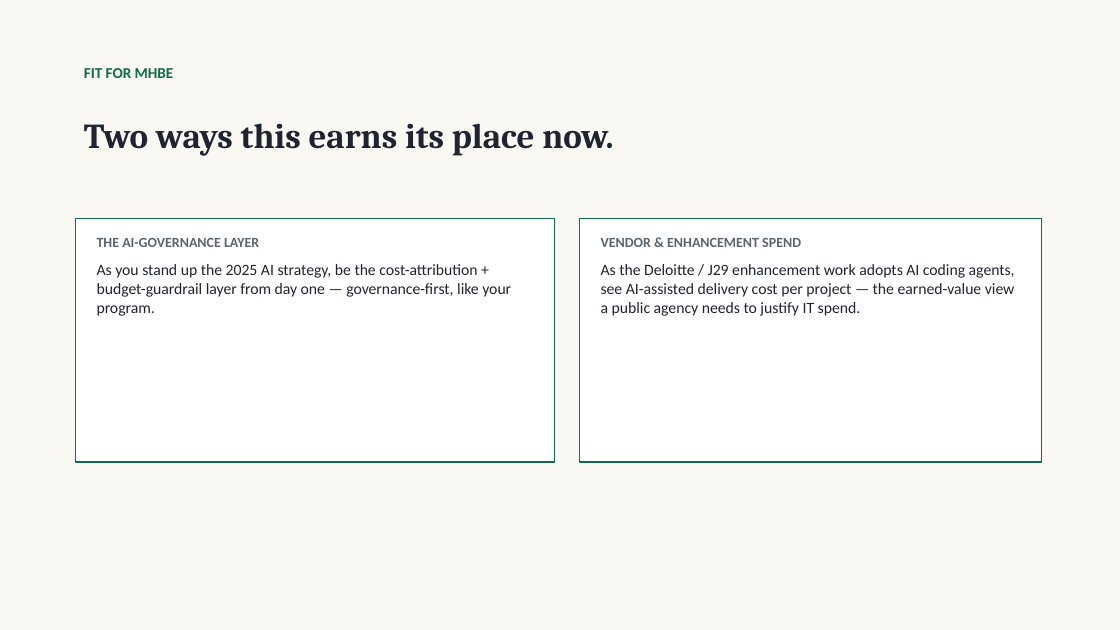
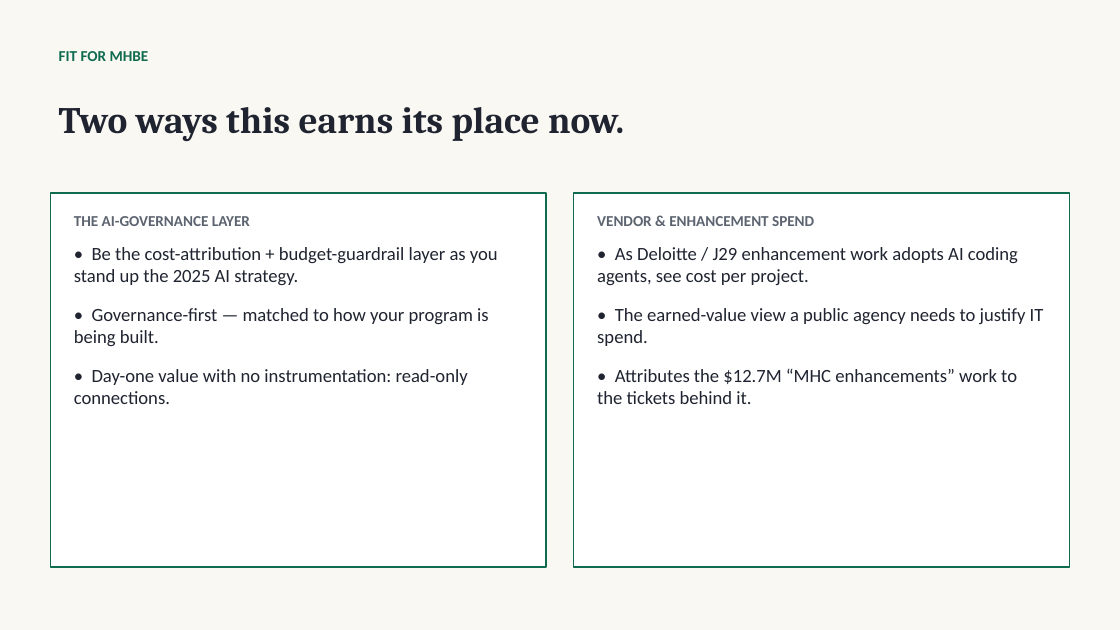
Before and after one commit to krethikram-sudo/options-bot, a slide deck: slide 10 of docs/mhbe-demo-deck.pptx. Drawn at 1120x630 pixels with LibreOffice and Linux fonts; fonts in the diff are those of the drawing. Boxes give left, top, right and bottom in pixels: in the first picture for what was removed or moved away, otherwise in the second. Text is boxed around its words. In the diff, an @@ line names an element or a change of style, - is before the commit and + after.

```diff
--- a/docs/mhbe-demo-deck.pptx
+++ b/docs/mhbe-demo-deck.pptx
@@ text "FIT FOR MHBE" moved from (x1=84, y1=68, x2=174, y2=78) to (x1=59, y1=51, x2=149, y2=61) @@
@@ text "Two ways this earns its ..." moved from (x1=84, y1=123, x2=613, y2=156) to (x1=59, y1=107, x2=624, y2=142) @@
@@ text "Two ways this earns its ..." at (x1=59, y1=107, x2=624, y2=142): size 30 to 32 pt @@
@@ rectangle "THE AI-GOVERNANCE LAYER" at (x1=50, y1=193, x2=546, y2=567): outline #0F6B4F 1 pt to #0F6B4F 1.25 pt @@
@@ rectangle "THE AI-GOVERNANCE LAYER" resized from (x1=76, y1=218, x2=555, y2=462) to (x1=50, y1=193, x2=546, y2=567) @@
@@ rectangle "VENDOR & ENHANCEMENT SPEND" resized from (x1=580, y1=218, x2=1042, y2=462) to (x1=574, y1=193, x2=1070, y2=567) @@
@@ rectangle "VENDOR & ENHANCEMENT SPEND" at (x1=574, y1=193, x2=1070, y2=567): outline #0F6B4F 1 pt to #0F6B4F 1.25 pt @@
@@ text in rectangle at (x1=74, y1=216, x2=250, y2=226): size 12 to 13 pt in "THE AI-GOVERNANCE LAYER"; more space between paragraphs @@
@@ text in rectangle at (x1=597, y1=216, x2=814, y2=226): size 12 to 13 pt in "VENDOR & ENHANCEMENT SPEND"; more space between paragraphs @@
@@ text in rectangle at (x1=74, y1=247, x2=498, y2=404): text changed; size 13.5 to 16 pt @@
-As you stand up the 2025 AI strategy, be the cost-attribution + budget-guardrail layer from day one — governance-first, like your program.
+• Be the cost-attribution + budget-guardrail layer as you stand up the 2025 AI strategy.
+• Governance-first — matched to how your program is being built.
+• Day-one value with no instrumentation: read-only connections.
@@ text in rectangle at (x1=597, y1=247, x2=1044, y2=404): text changed; size 13.5 to 16 pt @@
-As the Deloitte / J29 enhancement work adopts AI coding agents, see AI-assisted delivery cost per project — the earned-value view a public agency needs to justify IT spend.
+• As Deloitte / J29 enhancement work adopts AI coding agents, see cost per project.
+• The earned-value view a public agency needs to justify IT spend.
+• Attributes the $12.7M “MHC enhancements” work to the tickets behind it.
```
Also in this commit, not shown: 13 other slides changed, 2 other files.
